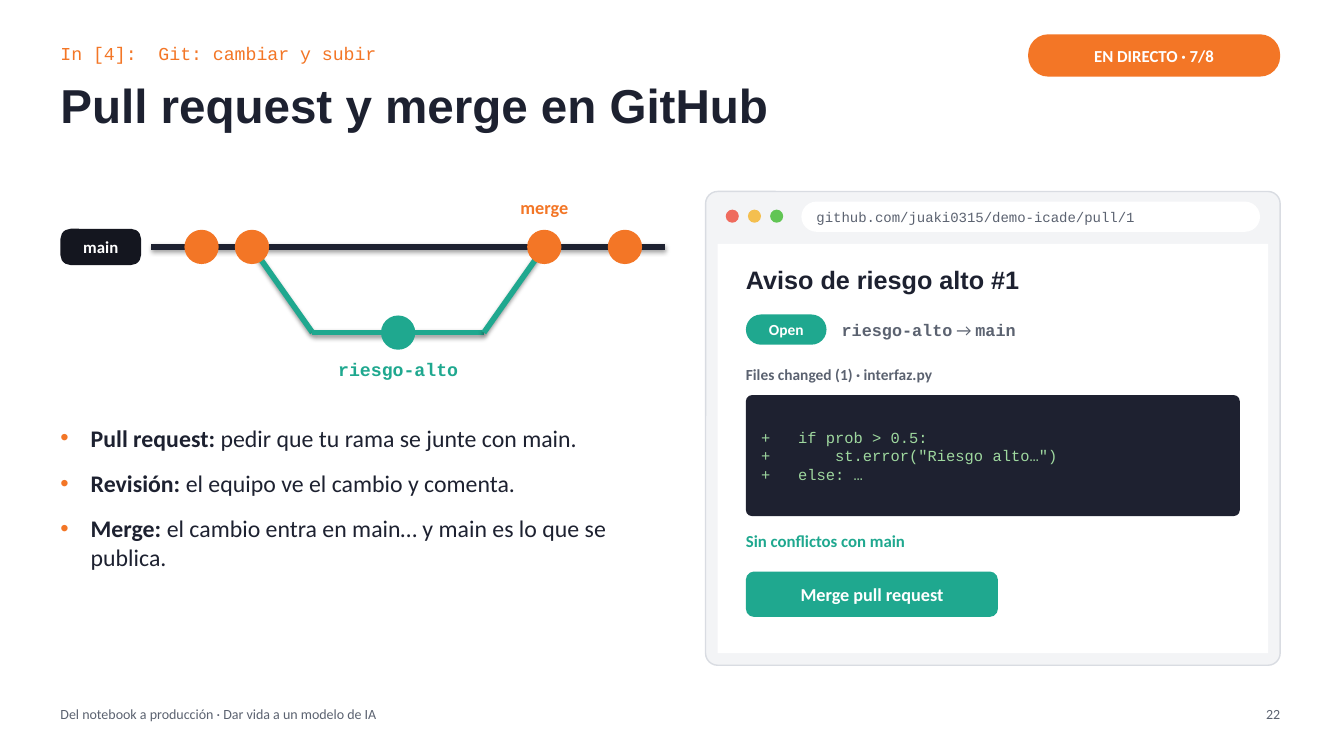
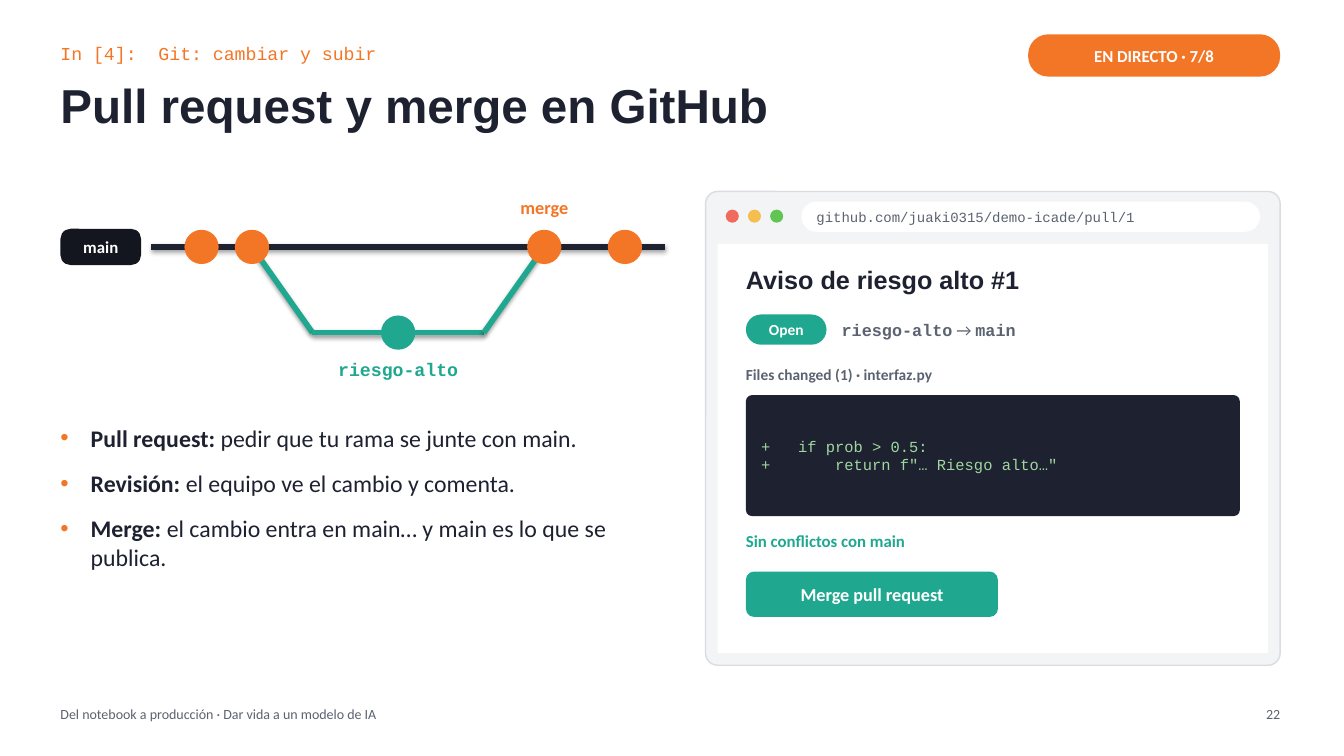
Before and after one commit to juaki0315/demo-icade, a slide deck: slide 22 of charla/Del_notebook_a_produccion.pptx. Drawn at 1344x756 pixels with LibreOffice and Linux fonts; fonts in the diff are those of the drawing. Boxes give left, top, right and bottom in pixels: in the first picture for what was removed or moved away, otherwise in the second. Text is boxed around its words. In the diff, an @@ line names an element or a change of style, - is before the commit and + after.

```diff
--- a/charla/Del_notebook_a_produccion.pptx
+++ b/charla/Del_notebook_a_produccion.pptx
@@ text at [835, 459, 1058, 473]: text changed @@
-+ st.error("Riesgo alto…")
-+ else: …
++ return f"… Riesgo alto…"
```
Also in this commit, not shown: 12 other slides changed, 1 slide added, 1 slide removed, 8 other files.
